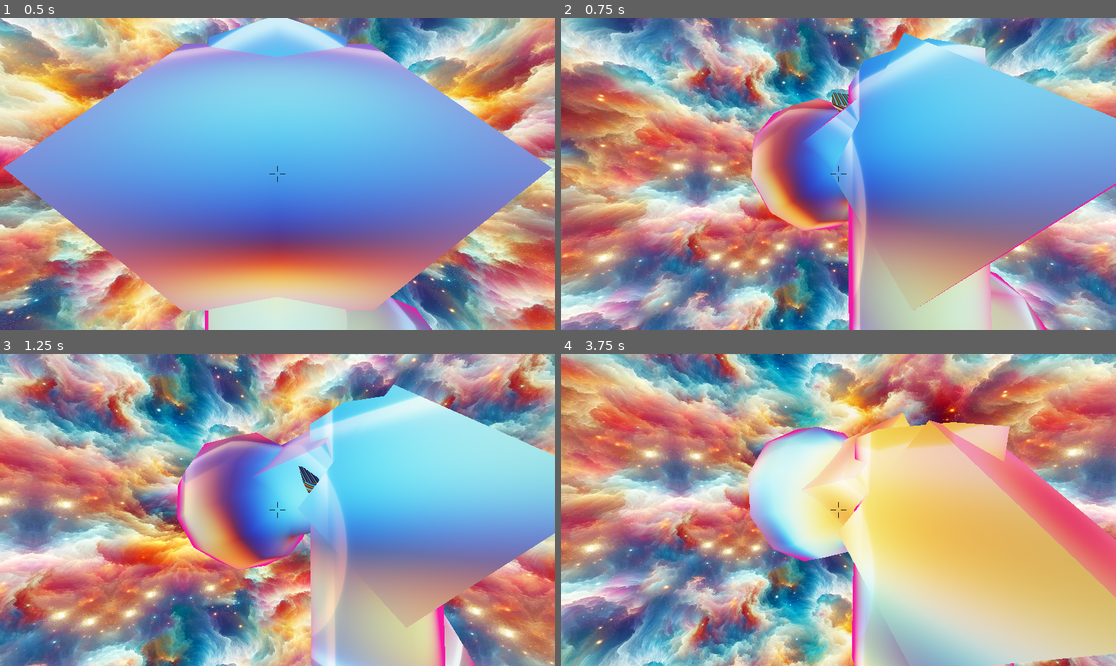
Above: before the commit, frames 1-4 (two rows, left to right).
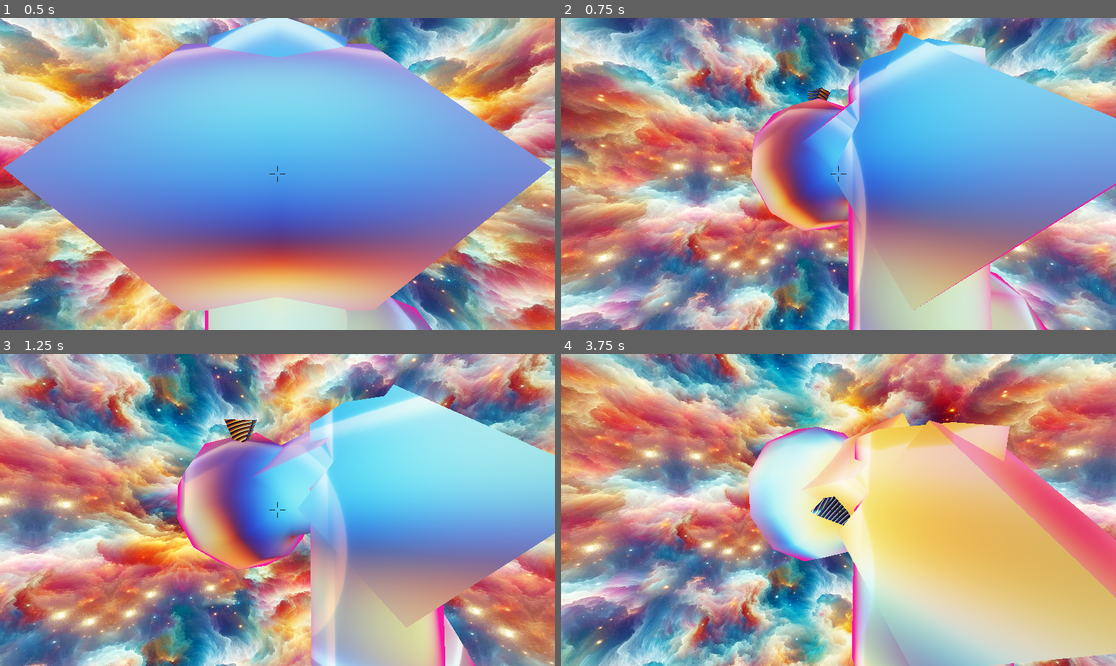
Above: after the commit, the same moments.

Repository: zvodd/Godot_OrbitalNebulaCoranaVirus
Game: Godot game, scene res://surface_crawler/surf_crawl_scenario.tscn
The game is run twice, just before and just after one commit, with the same random seed, the same clock (stepped at 60 frames per second) and the same inputs. This scene is started directly instead of the project's main scene.
Inputs (mouse positions are in pixels of both pictures, inside the frame that each line leads up to):
- Up to frame 1 (0.5 s): no input
- Up to frame 2 (0.75 s): move the mouse to (866, 174) at 0.52 s; click (866, 174) at 0.67 s
- Up to frame 3 (1.25 s): no input
- Up to frame 4 (3.75 s): move the mouse to (810, 510) at 1.27 s; click (810, 510) at 1.42 s; move the mouse to (849, 503) at 2.02 s; click (849, 503) at 2.17 s; move the mouse to (832, 516) at 2.77 s; click (832, 516) at 2.92 s; move the mouse to (877, 513) at 3.52 s; click (877, 513) at 3.67 s

Frame 1 is identical in both runs. In frame 2, 0.3% of the frame differs, in the area x 44-52%, y 22-31%; in frame 3, 0.5%, in the area x 40-58%, y 20-45%; in frame 4, 0.4%.

Commit message:
made some changes

Diff:
--- a/surface_agent.gd
+++ /dev/null
@@ -1,44 +0,0 @@
-class_name SurfaceAgent
-extends Node3D
-
-@export var navigator: SurfaceNavigator
-@export var sampler: SurfaceSampler
-@export var speed := 5.0
-@export var stop_distance := 0.5
-
-var _path: Array[Vector3] = []
-var _current_normal := Vector3.UP
-
-func _ready() -> void:
-	_pick_new_target()
-
-func _process(delta: float) -> void:
-	if _path.is_empty():
-		_pick_new_target()
-		return
-
-	_move_to_next_node(delta)
-
-func _move_to_next_node(delta: float) -> void:
-	var target := _path[0]
-	var dir := global_position.direction_to(target)
-
-	global_position = global_position.move_toward(target, speed * delta)
-
-	# Basic orientation to surface
-	if dir.length() > 0.1:
-		var look_target := global_position + dir
-		look_at(look_target, _current_normal)
-
-	if global_position.distance_to(target) < stop_distance:
-		_path.remove_at(0)
-
-func _pick_new_target() -> void:
-	var hit := sampler.get_random_point(global_position)
-	if hit.is_empty(): return
-
-	var new_path := navigator.find_path(global_position, _current_normal, hit.position)
-	if not new_path.is_empty():
-		_path = new_path
-		# Update normal from navigator logic or hit
-		_current_normal = hit.normal
--- a/surface_crawler/surf_crawl_scenario.tscn
+++ b/surface_crawler/surf_crawl_scenario.tscn
@@ -5,10 +5,9 @@
 [ext_resource type="Script" uid="uid://xvdkg34ou0yp" path="res://script/orbit_cam.gd" id="3_00jou"]
 [ext_resource type="Shader" uid="uid://b1p3cugfnltk7" path="res://materials/canvas_crosshair.gdshader" id="4_w8i3o"]
 [ext_resource type="Shader" uid="uid://ck8lm04nxyx16" path="res://materials/shader_cool_surface2.gdshader" id="5_t8tm5"]
-[ext_resource type="Script" uid="uid://deb4l6jrj2ghs" path="res://surface_agent.gd" id="6_xm7km"]
+[ext_resource type="Script" uid="uid://deb4l6jrj2ghs" path="res://surface_crawler/surface_movementer.gd" id="6_xm7km"]
 [ext_resource type="Shader" uid="uid://uycd85lgdj3t" path="res://materials/shader_cool_surface.gdshader" id="7_pirli"]
 [ext_resource type="Script" uid="uid://c6akoh3ciw367" path="res://surface_crawler/surface_navigator.gd" id="8_qoqdx"]
-[ext_resource type="Script" uid="uid://bpbfhyx8v2nya" path="res://surface_sampler.gd" id="9_awri1"]
 
 [sub_resource type="ShaderMaterial" id="ShaderMaterial_vhkxs"]
 shader = ExtResource("1_pfv61")
@@ -125,22 +124,17 @@
 mesh = SubResource("ArrayMesh_qd3ma")
 surface_material_override/0 = SubResource("ShaderMaterial_ns8op")
 
-[node name="SurfaceAgent" type="Node3D" parent="." unique_id=953575590 node_paths=PackedStringArray("navigator", "sampler")]
-transform = Transform3D(1, 0, 0, 0, 1, 0, 0, 0, 1, 0, 6.214428, 0)
-script = ExtResource("6_xm7km")
-navigator = NodePath("SurfaceNavigator")
-sampler = NodePath("SurfaceSampler")
-metadata/_custom_type_script = "uid://deb4l6jrj2ghs"
-
-[node name="SomeGuy" type="MeshInstance3D" parent="SurfaceAgent" unique_id=1921312040]
-transform = Transform3D(3, 0, 0, 0, 3, 0, 0, 0, 3, 0, 0, 0)
+[node name="SomeGuy" type="MeshInstance3D" parent="." unique_id=1921312040]
+transform = Transform3D(3, 0, 0, 0, 3, 0, 0, 0, 3, 0, 6.214428, 0)
 mesh = SubResource("PrismMesh_niprg")
 surface_material_override/0 = SubResource("ShaderMaterial_2iyku")
 
-[node name="SurfaceNavigator" type="Node3D" parent="SurfaceAgent" unique_id=377625987]
+[node name="SurfaceNavigator" type="Node3D" parent="SomeGuy" unique_id=377625987]
+transform = Transform3D(0.33333334, 0, 0, 0, 0.33333334, 0, 0, 0, 0.33333334, 0, 0, 0)
 script = ExtResource("8_qoqdx")
 metadata/_custom_type_script = "uid://c6akoh3ciw367"
 
-[node name="SurfaceSampler" type="Node3D" parent="SurfaceAgent" unique_id=1376922878]
-script = ExtResource("9_awri1")
-metadata/_custom_type_script = "uid://bpbfhyx8v2nya"
+[node name="SurfaceMovementComponent" type="Node3D" parent="SomeGuy" unique_id=1925377251 node_paths=PackedStringArray("navigator")]
+script = ExtResource("6_xm7km")
+navigator = NodePath("../SurfaceNavigator")
+metadata/_custom_type_script = "uid://deb4l6jrj2ghs"
--- /dev/null
+++ b/surface_crawler/surface_movementer.gd
@@ -0,0 +1,89 @@
+class_name SurfaceMovementComponent
+extends Node3D
+
+## Config
+@export var navigator: SurfaceNavigator
+@export var speed := 5.0
+@export var rotation_speed := 8.0
+@export var acceleration := 10.0
+@export var sample_radius := 15.0
+
+## State
+var _path: Array[Vector3] = []
+var _current_normal := Vector3.UP
+var _velocity := Vector3.ZERO
+@onready var _actor: Node3D = get_parent()
+
+func _ready() -> void:
+	if not navigator:
+		push_error("Navigator not assigned")
+
+func _process(delta: float) -> void:
+	if _path.is_empty():
+		_pick_random_target()
+		return
+
+	_move(delta)
+
+## Public API
+func move_to(target_pos: Vector3) -> void:
+	var path := navigator.find_path(_actor.global_position, _current_normal, target_pos)
+	if not path.is_empty():
+		_path = path
+
+## Private logic
+func _move(delta: float) -> void:
+	var target_node_pos := _path[0]
+	var to_target := target_node_pos - _actor.global_position
+	var dist := to_target.length()
+
+	if dist < 0.2:
+		_path.remove_at(0)
+		return
+
+	# Smooth Position
+	var desired_dir := to_target.normalized()
+	var target_vel := desired_dir * speed
+	_velocity = _velocity.lerp(target_vel, acceleration * delta)
+	_actor.global_position += _velocity * delta
+
+	# Smooth Rotation (Align to Surface + Movement)
+	_update_orientation(desired_dir, delta)
+
+func _update_orientation(move_dir: Vector3, delta: float) -> void:
+	var space := _actor.get_world_3d().direct_space_state
+	# Ray length should account for scale; using 2.0 as safe buffer
+	var query := PhysicsRayQueryParameters3D.create(_actor.global_position + _current_normal, _actor.global_position - _current_normal)
+	var hit := space.intersect_ray(query)
+
+	if not hit.is_empty():
+		_current_normal = _current_normal.lerp(hit.normal, acceleration * delta)
+
+	# 1. Build orthonormal vectors
+	var side := _current_normal.cross(move_dir).normalized()
+	var forward := side.cross(_current_normal).normalized()
+
+	# 2. Create target Basis (pure rotation)
+	var target_basis := Basis(side, _current_normal, -forward).orthonormalized()
+
+	# 3. Handle Scaling: Extract current scale to preserve it
+	var current_scale := _actor.global_basis.get_scale()
+
+	# 4. Slerp using Quaternions (ignores scale, avoids errors)
+	var current_quat := _actor.global_basis.get_rotation_quaternion()
+	var target_quat := target_basis.get_rotation_quaternion()
+	var result_quat := current_quat.slerp(target_quat, rotation_speed * delta)
+
+	# 5. Reconstruct Basis with scale
+	_actor.global_basis = Basis(result_quat).scaled(current_scale)
+
+func _pick_random_target() -> void:
+	var space := _actor.get_world_3d().direct_space_state
+	var random_dir := Vector3(randf_range(-1, 1), randf_range(-1, 1), randf_range(-1, 1)).normalized()
+	var start := _actor.global_position + (random_dir * sample_radius)
+
+	var query := PhysicsRayQueryParameters3D.create(start, _actor.global_position)
+	var hit := space.intersect_ray(query)
+
+	if not hit.is_empty():
+		move_to(hit.position)
--- a/surface_crawler/surface_navigator.gd
+++ b/surface_crawler/surface_navigator.gd
@@ -53,17 +53,21 @@
 
 func _get_neighbors(node: SurfaceNode, target: Vector3) -> Array[SurfaceNode]:
 	var neighbors: Array[SurfaceNode] = []
-	var basis_tangent := node.normal.cross(Vector3.UP if abs(node.normal.y) < 0.9 else Vector3.RIGHT)
+	# Ensure axis is unit length for .rotated()
+	var norm := node.normal.normalized()
+
+	var basis_tangent := norm.cross(Vector3.UP if abs(norm.y) < 0.9 else Vector3.RIGHT).normalized()
 
 	for i in range(6):
-		var dir := basis_tangent.rotated(node.normal, i * PI/3.0).normalized()
-		var hit := _run_3_ray_probe(node.pos, node.normal, dir)
+		# Use normalized 'norm' as axis
+		var dir := basis_tangent.rotated(norm, i * PI/3.0)
+		var hit := _run_3_ray_probe(node.pos, norm, dir)
 
 		if hit.is_empty(): continue
 
 		var n := SurfaceNode.new()
 		n.pos = hit.position
-		n.normal = hit.normal
+		n.normal = hit.normal # Raycast hits are usually unit, but .normalized() here is safer
 		n.parent = node
 		n.g_cost = node.g_cost + node.pos.distance_to(n.pos)
 		n.h_cost = n.pos.distance_to(target) * h_weight
--- a/surface_sampler.gd
+++ /dev/null
@@ -1,19 +0,0 @@
-class_name SurfaceSampler
-extends Node3D
-
-@export var radius := 20.0
-@export var collision_mask := 1
-
-func get_random_point(origin: Vector3) -> Dictionary:
-	var space := get_world_3d().direct_space_state
-	var random_dir := Vector3(randf_range(-1, 1), randf_range(-1, 1), randf_range(-1, 1)).normalized()
-	var start := origin + (random_dir * radius)
-
-	# Cast toward origin to find surface inside volume
-	var query := PhysicsRayQueryParameters3D.create(start, origin)
-	query.collision_mask = collision_mask
-
-	var hit := space.intersect_ray(query)
-	if hit.is_empty():
-		return {} # No surface found
-	return {"position": hit.position, "normal": hit.normal}
Renamed: surface_agent.gd.uid -> surface_crawler/surface_movementer.gd.uid
Not shown, removed: surface_sampler.gd.uid
